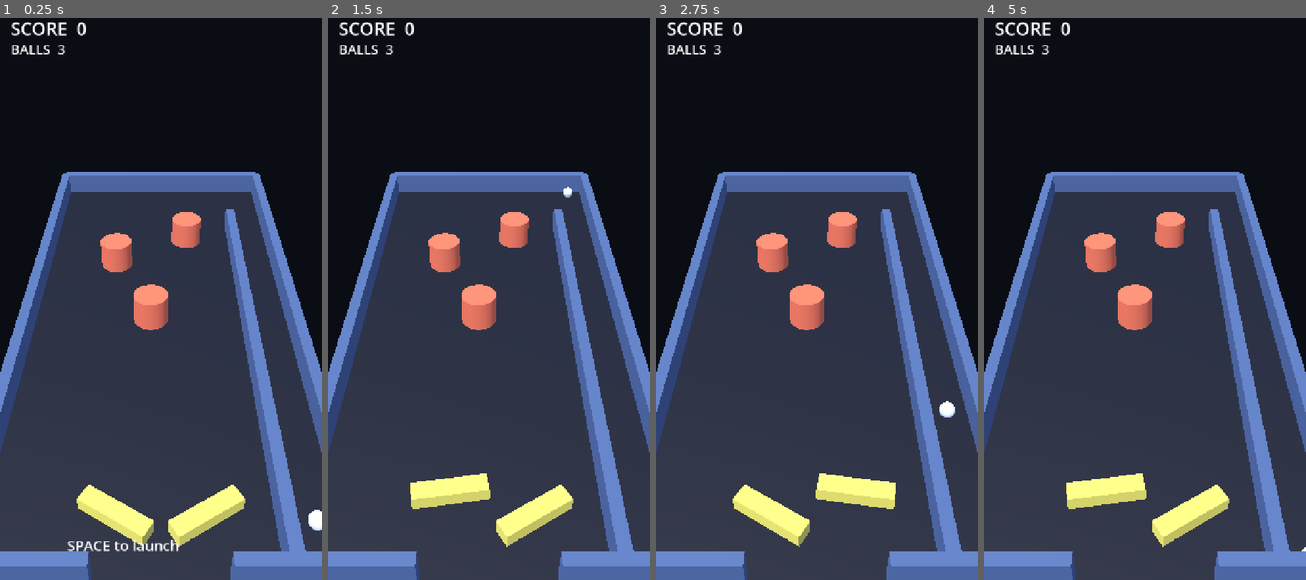
Above: before the commit, frames 1-4 (left to right).
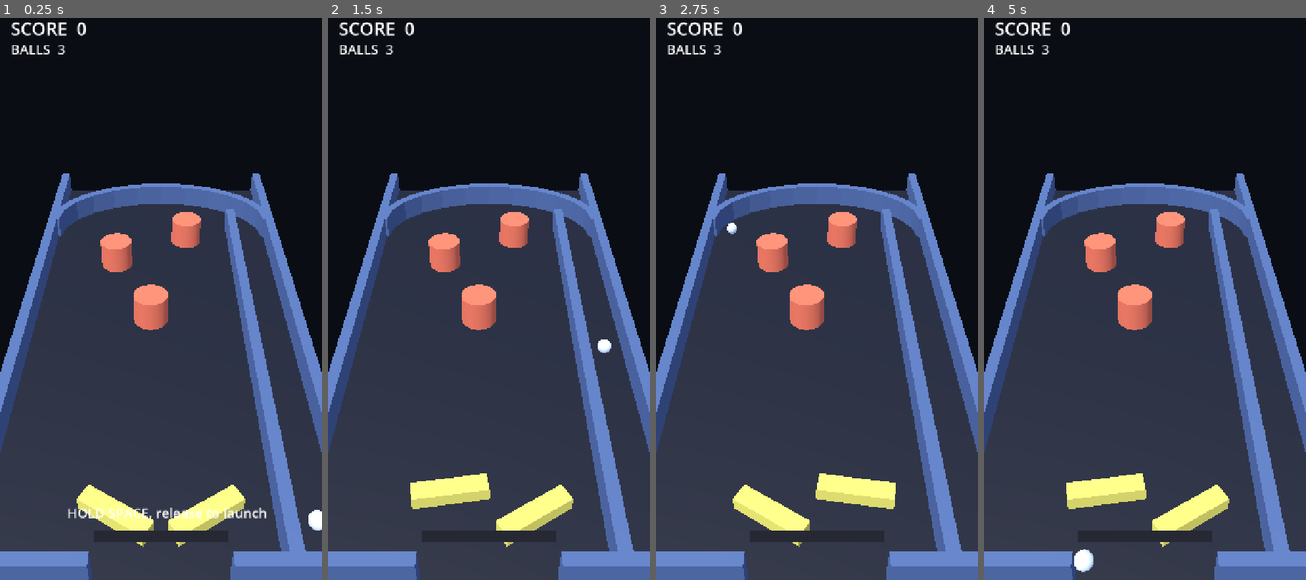
Above: after the commit, the same moments.

Repository: Synthetic-Virus/pinball-game
Game: Godot game, scene res://scenes/Main.tscn
The game is run twice, just before and just after one commit, with the same random seed, the same clock (stepped at 60 frames per second) and the same inputs.
Inputs:
- Up to frame 1 (0.25 s): no input
- Up to frame 2 (1.5 s): hold D 0.53-1.28 s; hold Space 0.53-1.28 s; hold A from 1.28 s (still down); tap Space at 1.35 s
- Up to frame 3 (2.75 s): tap Space at 1.52, 1.82 s; release A at 2.03 s; hold D from 2.03 s (still down); hold Space from 2.03 s (still down)
- Up to frame 4 (5 s): release Space at 2.78 s; tap Space at 2.85, 3.02, 3.32, 4.35, 4.52, 4.82 s; release D at 3.53 s; hold Space 3.53-4.28 s; hold A from 3.53 s (still down)

The runs differ from the first frame. In frame 1, 4.9% of the frame differs, in the area x 17-83%, y 27-95%; in frame 2, 4.0%; in frame 3, 4.1%; in frame 4, 4.1%.

Commit message:
feat: rounded top arch + plunger power meter
- Replace the flat far wall with a curved dome (segmented arc) so a launched ball follows
  the top into the playfield instead of dead-ending.
- Plunger: HOLD Space to charge an oscillating power meter (pingpong), RELEASE to launch at
  that power (LAUNCH_MIN..LAUNCH_MAX). On-screen meter bar shows the charge, green->orange.
- Keeps the flipper-spread fix.

Co-Authored-By: Claude Opus 4.8 <noreply@anthropic.com>

Diff:
--- a/scripts/Main.gd
+++ b/scripts/Main.gd
@@ -1,27 +1,37 @@
 extends Node3D
-## Gray-box 3D pinball, built procedurally. ORIGINAL generic table of primitives.
-## A tilted playfield: gravity rolls the ball toward the flipper (near) end.
-## Controls: LEFT flipper = A / Left-Arrow, RIGHT flipper = D / Right-Arrow, LAUNCH/RESET = Space.
+## Gray-box 3D pinball. ORIGINAL generic table of primitives.
+## Tilted playfield: gravity rolls the ball toward the flipper (near) end.
+## Controls: LEFT flipper = A / Left-Arrow, RIGHT flipper = D / Right-Arrow.
+## Plunger: HOLD Space to charge the power meter (it oscillates), RELEASE to launch.
 
 const TILT_DEG := 7.0
-const HALF_W := 0.26          # table half-width in X
-const NEAR_Z := 0.55          # low end (flippers, drain, camera) at +Z
-const FAR_Z := -0.55          # high end at -Z
+const HALF_W := 0.26
+const NEAR_Z := 0.55
+const FAR_Z := -0.55
 const BALL_R := 0.013
 const WALL_H := 0.05
 const FLIP_SPEED := 16.0
+const LAUNCH_MIN := 1.3
+const LAUNCH_MAX := 3.2
+const CHARGE_RATE := 1.7
+const VW := 720.0
 
 var score := 0
 var balls := 3
 var ball_live := false
-var pf: Node3D                # playfield (tilted)
+var charging := false
+var power := 0.0
+var charge_phase := 0.0
+var pf: Node3D
 var ball: RigidBody3D
 var lflip: AnimatableBody3D
 var rflip: AnimatableBody3D
 var lbl_score: Label
 var lbl_balls: Label
 var lbl_msg: Label
-var ball_start := Vector3(0.215, BALL_R + 0.01, 0.45)   # in the right shooter lane
+var meter_bg: ColorRect
+var meter_fill: ColorRect
+var ball_start := Vector3(0.215, BALL_R + 0.01, 0.45)
 
 func _ready() -> void:
     _environment()
@@ -32,6 +42,7 @@
     add_child(pf)
     _surface()
     _walls()
+    _dome()
     _bumpers()
     lflip = _flipper(Vector3(-0.11, 0.018, 0.44), -0.55, 0.15, false)
     rflip = _flipper(Vector3(0.11, 0.018, 0.44), 0.55, -0.15, true)
@@ -86,17 +97,50 @@
     b.position = center
     parent.add_child(b)
 
+func _seg_wall(a: Vector3, b: Vector3) -> void:
+    var mid := (a + b) * 0.5
+    var length := (b - a).length()
+    if length < 0.001:
+        return
+    var body := StaticBody3D.new()
+    var col := CollisionShape3D.new()
+    var bs := BoxShape3D.new()
+    bs.size = Vector3(length, WALL_H, 0.02)
+    col.shape = bs
+    body.add_child(col)
+    var mi := MeshInstance3D.new()
+    var bm := BoxMesh.new()
+    bm.size = Vector3(length, WALL_H, 0.02)
+    mi.mesh = bm
+    mi.material_override = _mat(Color(0.30, 0.40, 0.60))
+    body.add_child(mi)
+    body.position = mid
+    body.rotation.y = atan2(-(b.z - a.z), b.x - a.x)
+    pf.add_child(body)
+
 func _surface() -> void:
     _box_body(pf, Vector3(0, -0.01, 0), Vector3(HALF_W * 2.0, 0.02, 1.1), Color(0.10, 0.12, 0.18))
 
 func _walls() -> void:
     var h := WALL_H
-    _box_body(pf, Vector3(-HALF_W, h / 2.0, 0), Vector3(0.02, h, 1.1), Color(0.30, 0.40, 0.60))      # left
-    _box_body(pf, Vector3(HALF_W, h / 2.0, 0), Vector3(0.02, h, 1.1), Color(0.30, 0.40, 0.60))       # right outer
-    _box_body(pf, Vector3(0, h / 2.0, FAR_Z), Vector3(HALF_W * 2.0, h, 0.02), Color(0.30, 0.40, 0.60)) # far end
-    _box_body(pf, Vector3(0.17, h / 2.0, 0.1), Vector3(0.02, h, 0.9), Color(0.30, 0.40, 0.60))        # shooter-lane divider
-    _box_body(pf, Vector3(-0.175, h / 2.0, NEAR_Z), Vector3(0.17, h, 0.02), Color(0.30, 0.40, 0.60))  # near-left stub
-    _box_body(pf, Vector3(0.175, h / 2.0, NEAR_Z), Vector3(0.17, h, 0.02), Color(0.30, 0.40, 0.60))   # near-right stub
+    _box_body(pf, Vector3(-HALF_W, h / 2.0, 0), Vector3(0.02, h, 1.1), Color(0.30, 0.40, 0.60))
+    _box_body(pf, Vector3(HALF_W, h / 2.0, 0), Vector3(0.02, h, 1.1), Color(0.30, 0.40, 0.60))
+    _box_body(pf, Vector3(0.17, h / 2.0, 0.1), Vector3(0.02, h, 0.9), Color(0.30, 0.40, 0.60))
+    _box_body(pf, Vector3(-0.175, h / 2.0, NEAR_Z), Vector3(0.17, h, 0.02), Color(0.30, 0.40, 0.60))
+    _box_body(pf, Vector3(0.175, h / 2.0, NEAR_Z), Vector3(0.17, h, 0.02), Color(0.30, 0.40, 0.60))
+
+func _dome() -> void:
+    # Rounded top arch: ball launched up the right lane follows the curve into the playfield.
+    var rx := 0.255
+    var rz := 0.18
+    var cz := -0.30
+    var n := 12
+    var pts := PackedVector3Array()
+    for i in n + 1:
+        var ang := PI * float(i) / float(n)
+        pts.append(Vector3(rx * cos(ang), WALL_H / 2.0, cz - rz * sin(ang)))
+    for i in pts.size() - 1:
+        _seg_wall(pts[i], pts[i + 1])
 
 func _bumpers() -> void:
     for c in [Vector3(-0.10, 0, -0.18), Vector3(0.06, 0, -0.28), Vector3(-0.02, 0, 0.02)]:
@@ -203,22 +247,40 @@
     lbl_balls.add_theme_font_size_override("font_size", 30)
     layer.add_child(lbl_balls)
     lbl_msg = Label.new()
-    lbl_msg.position = Vector2(150, 1180)
-    lbl_msg.add_theme_font_size_override("font_size", 32)
+    lbl_msg.position = Vector2(150, 1108)
+    lbl_msg.add_theme_font_size_override("font_size", 30)
     layer.add_child(lbl_msg)
+    meter_bg = ColorRect.new()
+    meter_bg.position = Vector2(VW / 2.0 - 150.0, 1170)
+    meter_bg.size = Vector2(300, 26)
+    meter_bg.color = Color(0.15, 0.16, 0.20)
+    layer.add_child(meter_bg)
+    meter_fill = ColorRect.new()
+    meter_fill.position = meter_bg.position
+    meter_fill.size = Vector2(0, 26)
+    meter_fill.color = Color(0.40, 0.85, 0.50)
+    layer.add_child(meter_fill)
     _update_ui()
 
 func _update_ui() -> void:
     lbl_score.text = "SCORE  %d" % score
     lbl_balls.text = "BALLS  %d" % balls
 
+func _update_meter() -> void:
+    meter_fill.size = Vector2(300.0 * power, 26)
+    meter_fill.color = Color(0.40, 0.85, 0.50).lerp(Color(0.95, 0.45, 0.30), power)
+
 func _reset_ball() -> void:
     ball_live = false
+    charging = false
+    power = 0.0
+    charge_phase = 0.0
     ball.linear_velocity = Vector3.ZERO
     ball.angular_velocity = Vector3.ZERO
     ball.position = ball_start
     ball.sleeping = false
-    lbl_msg.text = "SPACE to launch"
+    lbl_msg.text = "HOLD SPACE, release to launch"
+    _update_meter()
 
 func _drain() -> void:
     if not ball_live:
@@ -229,16 +291,30 @@
         balls = 3
         score = 0
         _update_ui()
-        lbl_msg.text = "GAME OVER - SPACE to restart"
     _reset_ball()
+
+func _launch(p: float) -> void:
+    ball_live = true
+    lbl_msg.text = ""
+    var up_table := (pf.global_transform.basis * Vector3(0, 0, -1)).normalized()
+    var speed := lerpf(LAUNCH_MIN, LAUNCH_MAX, clampf(p, 0.0, 1.0))
+    ball.linear_velocity = up_table * speed
 
 func _physics_process(delta: float) -> void:
     var lt: float = lflip.get_meta("up") if (Input.is_key_pressed(KEY_A) or Input.is_key_pressed(KEY_LEFT)) else lflip.get_meta("rest")
     lflip.rotation.y = move_toward(lflip.rotation.y, lt, FLIP_SPEED * delta)
     var rt: float = rflip.get_meta("up") if (Input.is_key_pressed(KEY_D) or Input.is_key_pressed(KEY_RIGHT)) else rflip.get_meta("rest")
     rflip.rotation.y = move_toward(rflip.rotation.y, rt, FLIP_SPEED * delta)
-    if not ball_live and Input.is_key_pressed(KEY_SPACE):
-        ball_live = true
-        lbl_msg.text = ""
-        var up_table := (pf.global_transform.basis * Vector3(0, 0, -1)).normalized()
-        ball.linear_velocity = up_table * 2.3
+    if not ball_live:
+        if Input.is_key_pressed(KEY_SPACE):
+            charging = true
+            charge_phase += delta * CHARGE_RATE
+            power = pingpong(charge_phase, 1.0)
+            lbl_msg.text = "release to launch"
+            _update_meter()
+        elif charging:
+            charging = false
+            _launch(power)
+            charge_phase = 0.0
+            power = 0.0
+            _update_meter()
